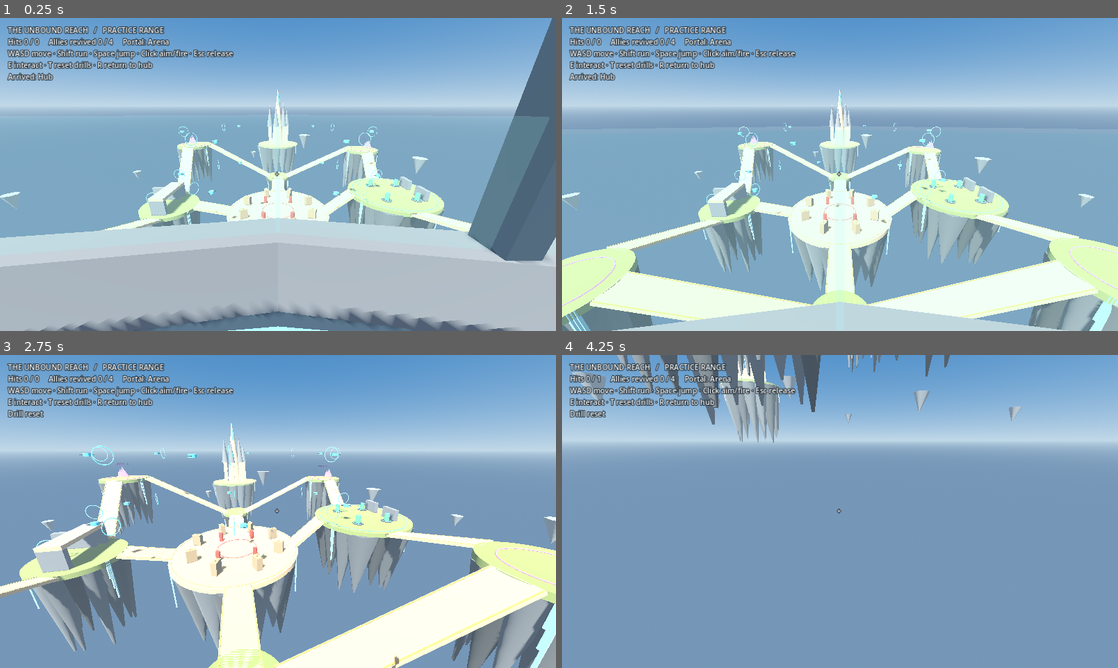
Above: before the commit, frames 1-4 (two rows, left to right).
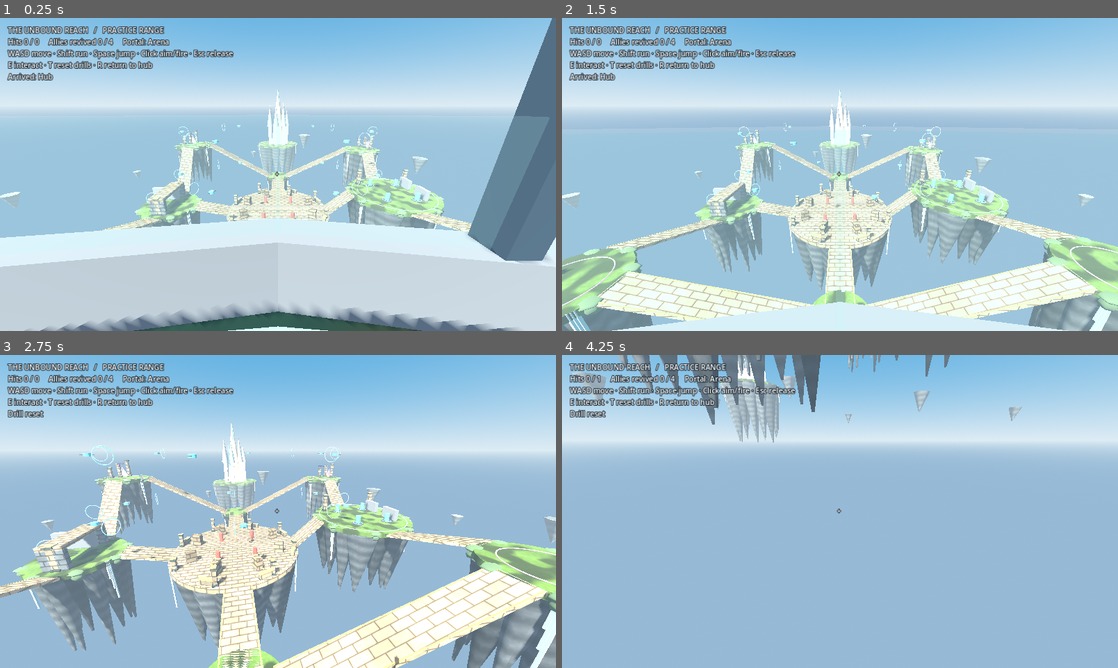
Above: after the commit, the same moments.

Repository: brysonandtiff-ops/AETHERFALL---REALMS-COLLIDE---HORIZEN-GAME-ENGINE-PROTOTYPE
Game: Godot game, scene res://scenes/bootstrap/main.tscn
Same seed, same stepped clock (60 frames per second), same inputs: the game is played once before the commit and once after it.
Inputs (mouse positions are in pixels of both pictures, inside the frame that each line leads up to):
- Up to frame 1 (0.25 s): no input
- Up to frame 2 (1.5 s): tap Enter at 0.5 s; move the mouse to (962, 158) at 0.52 s; hold D 0.53-1.28 s; tap E at 0.6 s; click (962, 158) at 0.67 s; tap Space at 0.77 s; move the mouse to (812, 174) at 1.27 s; hold W from 1.28 s (still down); tap R at 1.35 s
- Up to frame 3 (2.75 s): keep holding W; tap Space at 1.52 s; move the mouse to (289, 505) at 2.02 s; tap T at 2.1 s
- Up to frame 4 (4.25 s): keep holding W; move the mouse to (834, 517) at 2.77 s; tap Shift at 2.85 s; click (834, 517) at 2.92 s; tap Space at 3.02, 3.77 s; move the mouse to (878, 514) at 3.52 s; tap E at 3.6 s

The runs differ from the first frame. In frame 1, 83% of the frame differs, in the area x 0-100%, y 0-100%; in frame 2, 82%; in frame 3, 79%; in frame 4, 94%.

Commit message:
Enable reference-driven environment detailing and soften overbright stone in the actual level

Diff:
--- a/game/scenes/levels/realms/unbound_reach/unbound_reach.tscn
+++ b/game/scenes/levels/realms/unbound_reach/unbound_reach.tscn
@@ -1,7 +1,8 @@
-[gd_scene load_steps=6 format=3]
+[gd_scene load_steps=7 format=3]
 
 [ext_resource type="Script" path="res://scenes/levels/realms/unbound_reach/range.gd" id="1_range"]
 [ext_resource type="Script" path="res://scenes/levels/realms/unbound_reach/arrival_marker.gd" id="2_marker"]
+[ext_resource type="Script" path="res://scenes/levels/realms/unbound_reach/dressing.gd" id="3_dress"]
 
 [sub_resource type="ProceduralSkyMaterial" id="SkyMaterial"]
 sky_top_color = Color(0.23, 0.51, 0.77, 1)
@@ -17,7 +18,8 @@
 sky = SubResource("Sky")
 ambient_light_source = 2
 ambient_light_color = Color(0.77, 0.86, 1.0, 1)
-ambient_light_energy = 0.68
+ambient_light_energy = 0.47
+tonemap_mode = 2
 fog_enabled = true
 fog_light_color = Color(0.72, 0.82, 0.89, 1)
 fog_density = 0.0028
@@ -29,12 +31,15 @@
 position = Vector3(0, 28, 51.3)
 script = ExtResource("2_marker")
 
+[node name="RangeEnvironmentDetail" type="Node" parent="."]
+script = ExtResource("3_dress")
+
 [node name="ValleyAtmosphere" type="WorldEnvironment" parent="."]
 environment = SubResource("Env")
 
 [node name="Sun" type="DirectionalLight3D" parent="."]
 rotation = Vector3(-0.93, -0.65, 0)
 light_color = Color(1, 0.92, 0.8, 1)
-light_energy = 1.12
+light_energy = 0.93
 shadow_enabled = true
 directional_shadow_max_distance = 105.0
